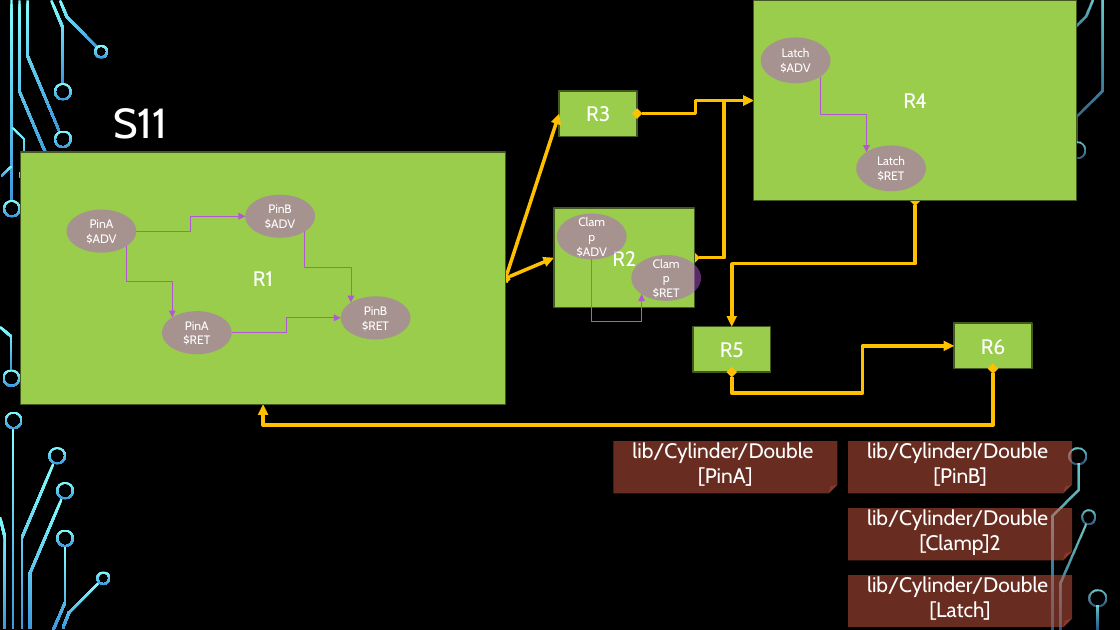
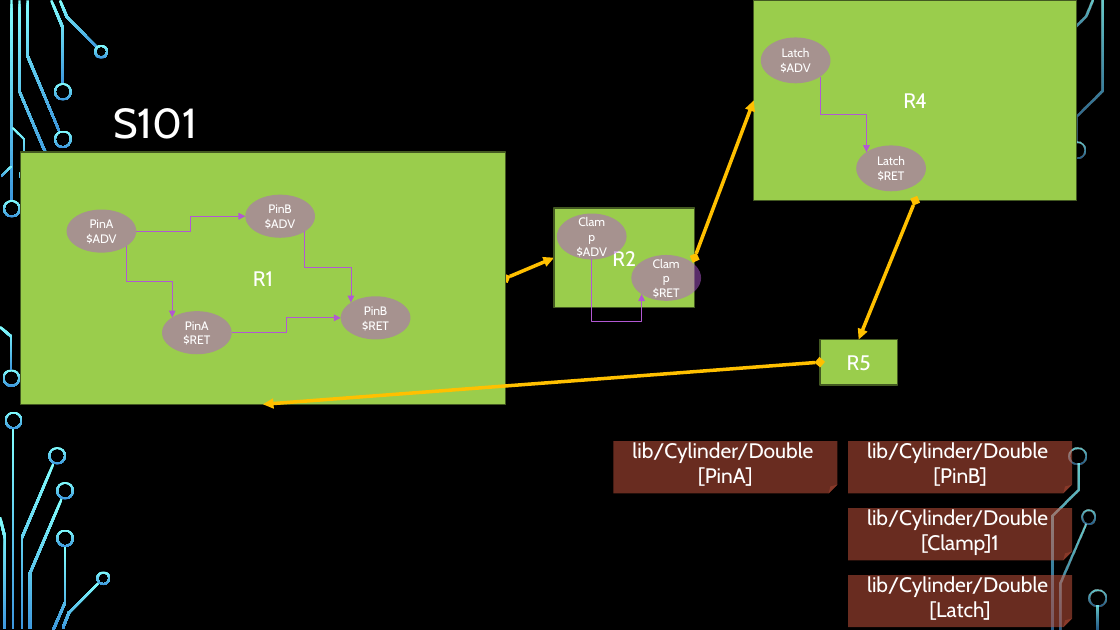
Before and after one commit to DualsoftDev/ds, a slide deck: slide 3 of DsDotNet/src/UnitTest/UnitTest.Model/ImportOfficeExample/Sample/s_car.pptx. Drawn at 1120x630 pixels with LibreOffice and Linux fonts; fonts in the diff are those of the drawing; background and template pictures are left out. Boxes give left, top, right and bottom in pixels: in the first picture for what was removed or moved away, otherwise in the second. Text is boxed around its words. In the diff, an @@ line names an element or a change of style, - is before the commit and + after.

```diff
--- a/DsDotNet/src/UnitTest/UnitTest.Model/ImportOfficeExample/Sample/s_car.pptx
+++ b/DsDotNet/src/UnitTest/UnitTest.Model/ImportOfficeExample/Sample/s_car.pptx
@@ title at [113, 108, 197, 139]: text changed @@
-S11
+S101
@@ rectangle removed at [560, 91, 638, 136] @@
-R3
@@ elbow double arrow removed from (637, 113) to (754, 101) @@
@@ double arrow moved from (506, 278) - (560, 113) to (695, 258) - (754, 101) @@
@@ elbow double arrow removed from (695, 258) to (754, 101) @@
@@ elbow double arrow removed from (916, 201) to (732, 327) @@
@@ double arrow added from (916, 201) to (859, 339), #FFC000 3 pt @@
@@ rectangle removed at [954, 323, 1033, 369] @@
-R6
@@ elbow double arrow removed from (732, 372) to (954, 346) @@
@@ rectangle "R5": place and size @@
-rectangle "R5" at [693, 327, 771, 372]
+rectangle "R5" at [820, 339, 898, 385]
@@ elbow double arrow removed from (993, 369) to (263, 404) @@
@@ double arrow added from (820, 362) to (263, 404), #FFC000 3 pt @@
@@ text in folded corner at [921, 534, 999, 555]: text changed @@
-[Clamp]2
+[Clamp]1
```
Also in this commit, not shown: 3 other slides changed, 6 slides added, 20 other files.
